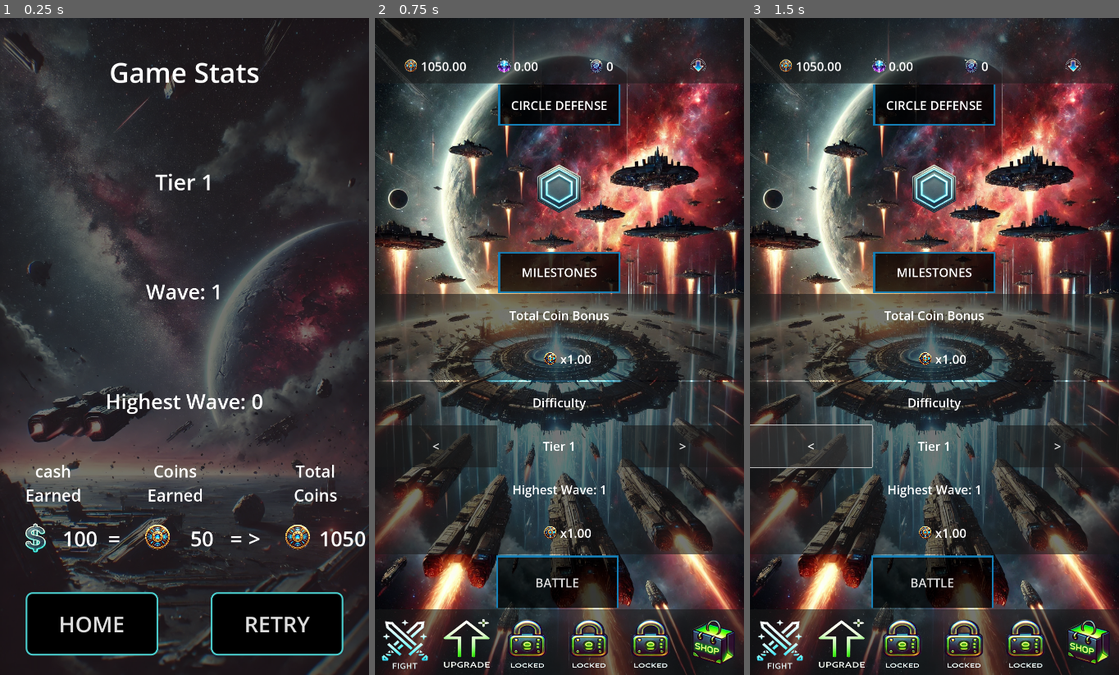
Above: before the commit, frames 1-3 (left to right).
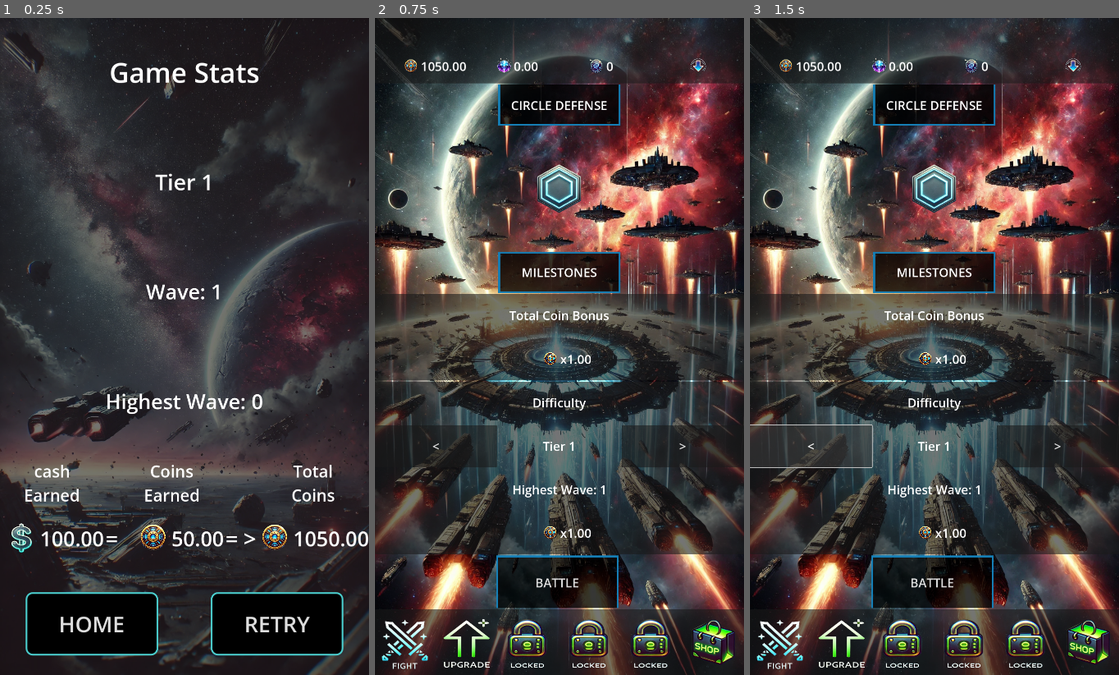
Above: after the commit, the same moments.

Repository: ascyrax/circle-defence
Game: Godot game, scene res://game_over.tscn
Same seed, same stepped clock (60 frames per second), same inputs: the game is played once before the commit and once after it. This scene is started directly instead of the project's main scene.
Inputs:
- Up to frame 1 (0.25 s): no input
- Up to frame 2 (0.75 s): click "HOME" at 0.5 s
- Up to frame 3 (1.5 s): click "<" at 1.25 s

The runs differ from the first frame. In frame 1, 2.5% of the frame differs, in the area x 3-100%, y 68-82%; in frame 2, nothing differs; in frame 3, nothing differs.

Commit message:
refactor. navigation from upgrades to home. game_over scene minor bugs

Diff:
--- a/game_over.gd
+++ b/game_over.gd
@@ -24,13 +24,13 @@
 
 	var _cashLabel = $Panel/Panel/VBoxContainer/HBoxContainer/Cash/HBoxContainer/Value as Label
 	var _cashValue = GlobalData.get_cash_value()
-	_cashLabel.text = str(_cashValue)
+	_cashLabel.text = str("%.2f" % _cashValue)
 
 	var _coinLabel = $Panel/Panel/VBoxContainer/HBoxContainer/Coin/HBoxContainer/Value as Label
 	var _convertedCoinValue = GlobalData.get_cash_value() / 2.0 # 1 cash = 0.5 coins :)
-	_coinLabel.text = str(_convertedCoinValue)
+	_coinLabel.text = str("%.2f" % _convertedCoinValue)
 	GlobalData.update_coin_value(_convertedCoinValue)
 
 	var _totalCoinLabel = $Panel/Panel/VBoxContainer/HBoxContainer/Total/HBoxContainer/Value as Label
 	var _totalCoinValue = GlobalData.get_coin_value()
-	_totalCoinLabel.text = str(_totalCoinValue)
+	_totalCoinLabel.text = str("%.2f" % _totalCoinValue)
--- a/upgrades.gd
+++ b/upgrades.gd
@@ -1,5 +1,6 @@
 extends Control
 
+var _mainScene = load("res://main.tscn") as PackedScene
 
 func _ready() -> void:
 	call_deferred("_show_attack_upgrades")
@@ -9,6 +10,11 @@
 	GlobalData.utility_upgrade_values_updated.connect(_render_utility_upgrade_values)
 	GlobalData.coin_value_updated.connect(_render_resources)
 
+func _load_main_scene(event: InputEvent):
+	if(event is InputEventScreenTouch):
+		if(event.pressed):
+			get_tree().change_scene_to_packed(_mainScene)
+
 func _render_resources(_value: float):
 	_render_coin_value(GlobalData.get_coin_value())
 
--- a/upgrades.tscn
+++ b/upgrades.tscn
@@ -9,6 +9,10 @@
 [ext_resource type="Texture2D" uid="uid://iswymve6np52" path="res://art/galacticCoinNoBg.png" id="3_rm2at"]
 [ext_resource type="Texture2D" uid="uid://dntv0ifkwehxi" path="res://art/menuIcons/specialNoBg.png" id="4_c40er"]
 [ext_resource type="Texture2D" uid="uid://d2wawuxpe7yre" path="res://art/dropdownNoBg.png" id="4_cxodk"]
+[ext_resource type="Texture2D" uid="uid://d2t3iqor2c6yo" path="res://art/fightNewNoBg.png" id="10_qjw4l"]
+[ext_resource type="Texture2D" uid="uid://cjxqajaomu8s5" path="res://art/upgradeNewNoBg.png" id="11_lxsce"]
+[ext_resource type="Texture2D" uid="uid://qeb6xlpjryvt" path="res://art/lockedNoBg.png" id="12_dwlam"]
+[ext_resource type="Texture2D" uid="uid://cji3iguujymve" path="res://art/shopNoBg.png" id="13_qi6xp"]
 
 [sub_resource type="StyleBoxTexture" id="StyleBoxTexture_a6rp2"]
 texture = ExtResource("1_ixocr")
@@ -77,9 +81,12 @@
 theme_override_styles/panel = SubResource("StyleBoxTexture_a6rp2")
 
 [node name="VBoxContainer" type="VBoxContainer" parent="MarginContainer/Panel"]
-layout_mode = 2
-offset_right = 1080.0
-offset_bottom = 1920.0
+layout_mode = 1
+anchors_preset = 15
+anchor_right = 1.0
+anchor_bottom = 1.0
+grow_horizontal = 2
+grow_vertical = 2
 
 [node name="ResourcePanel" type="Panel" parent="MarginContainer/Panel/VBoxContainer"]
 layout_mode = 2
@@ -168,10 +175,11 @@
 expand_mode = 1
 
 [node name="Attack" type="ScrollContainer" parent="MarginContainer/Panel/VBoxContainer"]
+visible = false
 custom_minimum_size = Vector2(480, 720)
 layout_mode = 2
 size_flags_vertical = 3
-size_flags_stretch_ratio = 8.0
+size_flags_stretch_ratio = 7.0
 
 [node name="VBoxContainer" type="VBoxContainer" parent="MarginContainer/Panel/VBoxContainer/Attack"]
 layout_mode = 2
@@ -472,10 +480,11 @@
 "
 
 [node name="Defense" type="ScrollContainer" parent="MarginContainer/Panel/VBoxContainer"]
+visible = false
 custom_minimum_size = Vector2(480, 720)
 layout_mode = 2
 size_flags_vertical = 3
-size_flags_stretch_ratio = 8.0
+size_flags_stretch_ratio = 7.0
 
 [node name="VBoxContainer" type="VBoxContainer" parent="MarginContainer/Panel/VBoxContainer/Defense"]
 layout_mode = 2
@@ -781,7 +790,7 @@
 custom_minimum_size = Vector2(480, 720)
 layout_mode = 2
 size_flags_vertical = 3
-size_flags_stretch_ratio = 8.0
+size_flags_stretch_ratio = 7.0
 
 [node name="VBoxContainer" type="VBoxContainer" parent="MarginContainer/Panel/VBoxContainer/Utility"]
 layout_mode = 2
@@ -1160,6 +1169,90 @@
 grow_vertical = 2
 size_flags_horizontal = 6
 texture = ExtResource("4_c40er")
+expand_mode = 1
+
+[node name="BottomPanel" type="Panel" parent="MarginContainer/Panel/VBoxContainer"]
+layout_mode = 2
+size_flags_vertical = 3
+
+[node name="BottomNav" type="HBoxContainer" parent="MarginContainer/Panel/VBoxContainer/BottomPanel"]
+layout_mode = 1
+anchors_preset = -1
+anchor_right = 1.0
+anchor_bottom = 0.9
+grow_horizontal = 2
+grow_vertical = 2
+size_flags_vertical = 3
+
+[node name="Fight" type="MarginContainer" parent="MarginContainer/Panel/VBoxContainer/BottomPanel/BottomNav"]
+layout_mode = 2
+size_flags_horizontal = 3
+theme_override_constants/margin_top = 25
+theme_override_constants/margin_bottom = -25
+
+[node name="Icon" type="TextureRect" parent="MarginContainer/Panel/VBoxContainer/BottomPanel/BottomNav/Fight"]
+layout_mode = 2
+size_flags_horizontal = 3
+texture = ExtResource("10_qjw4l")
+expand_mode = 1
+
+[node name="Upgrade" type="MarginContainer" parent="MarginContainer/Panel/VBoxContainer/BottomPanel/BottomNav"]
+layout_mode = 2
+size_flags_horizontal = 3
+theme_override_constants/margin_top = 25
+theme_override_constants/margin_bottom = -15
+
+[node name="Icon" type="TextureRect" parent="MarginContainer/Panel/VBoxContainer/BottomPanel/BottomNav/Upgrade"]
+layout_mode = 2
+size_flags_horizontal = 3
+texture = ExtResource("11_lxsce")
+expand_mode = 1
+
+[node name="C" type="MarginContainer" parent="MarginContainer/Panel/VBoxContainer/BottomPanel/BottomNav"]
+layout_mode = 2
+size_flags_horizontal = 3
+theme_override_constants/margin_top = 25
+theme_override_constants/margin_bottom = -5
+
+[node name="Icon" type="TextureRect" parent="MarginContainer/Panel/VBoxContainer/BottomPanel/BottomNav/C"]
+layout_mode = 2
+size_flags_horizontal = 3
+texture = ExtResource("12_dwlam")
+expand_mode = 1
+
+[node name="D" type="MarginContainer" parent="MarginContainer/Panel/VBoxContainer/BottomPanel/BottomNav"]
+layout_mode = 2
+size_flags_horizontal = 3
+theme_override_constants/margin_top = 25
+theme_override_constants/margin_bottom = -5
+
+[node name="Icon" type="TextureRect" parent="MarginContainer/Panel/VBoxContainer/BottomPanel/BottomNav/D"]
+layout_mode = 2
+size_flags_horizontal = 3
+texture = ExtResource("12_dwlam")
+expand_mode = 1
+
+[node name="E" type="MarginContainer" parent="MarginContainer/Panel/VBoxContainer/BottomPanel/BottomNav"]
+layout_mode = 2
+size_flags_horizontal = 3
+theme_override_constants/margin_top = 25
+theme_override_constants/margin_bottom = -5
+
+[node name="Icon" type="TextureRect" parent="MarginContainer/Panel/VBoxContainer/BottomPanel/BottomNav/E"]
+layout_mode = 2
+size_flags_horizontal = 3
+texture = ExtResource("12_dwlam")
+expand_mode = 1
+
+[node name="Shop" type="MarginContainer" parent="MarginContainer/Panel/VBoxContainer/BottomPanel/BottomNav"]
+layout_mode = 2
+size_flags_horizontal = 3
+theme_override_constants/margin_top = 25
+
+[node name="Icon" type="TextureRect" parent="MarginContainer/Panel/VBoxContainer/BottomPanel/BottomNav/Shop"]
+layout_mode = 2
+size_flags_horizontal = 3
+texture = ExtResource("13_qi6xp")
 expand_mode = 1
 
 [connection signal="gui_input" from="MarginContainer/Panel/VBoxContainer/Attack/VBoxContainer/Attack/Damage/HBoxContainer/VBoxContainer/UpgradeCost" to="." method="_upgrade_initial_damage"]
@@ -1177,3 +1270,4 @@
 [connection signal="gui_input" from="MarginContainer/Panel/VBoxContainer/UpgradeNav/Attack" to="." method="_handle_attack_nav_click"]
 [connection signal="gui_input" from="MarginContainer/Panel/VBoxContainer/UpgradeNav/Defense" to="." method="_handle_defense_nav_click"]
 [connection signal="gui_input" from="MarginContainer/Panel/VBoxContainer/UpgradeNav/Utility" to="." method="_handle_utility_nav_click"]
+[connection signal="gui_input" from="MarginContainer/Panel/VBoxContainer/BottomPanel/BottomNav/Fight" to="." method="_load_main_scene"]
Not shown: 1 places in upgrades.tscn that only renumber resources
